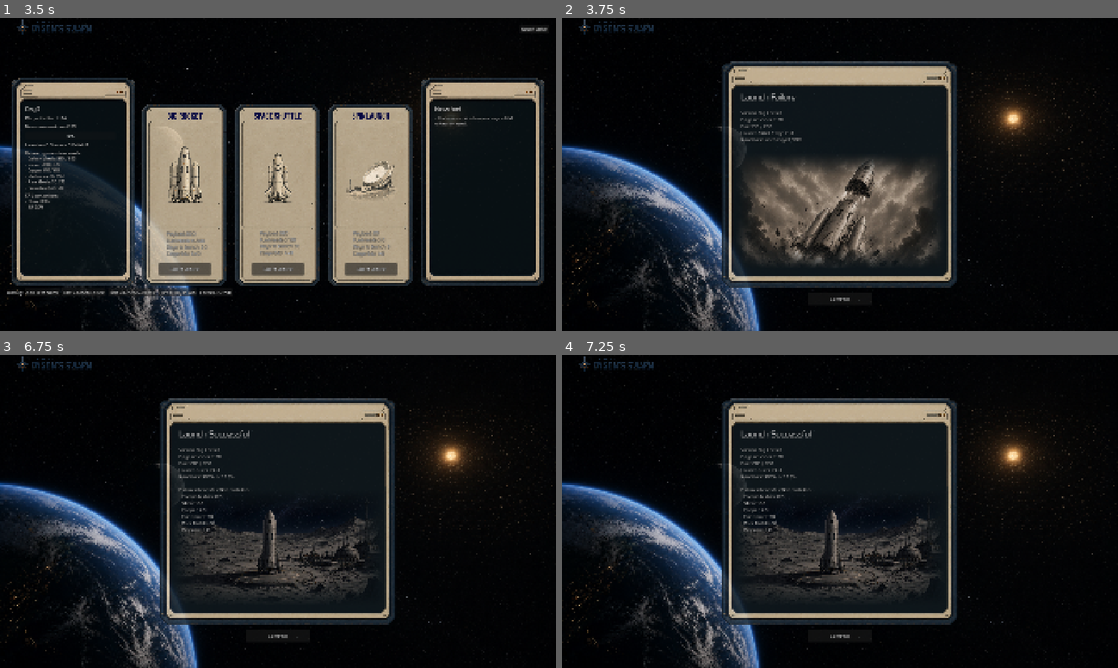
Above: before the commit, frames 1-4 (two rows, left to right).
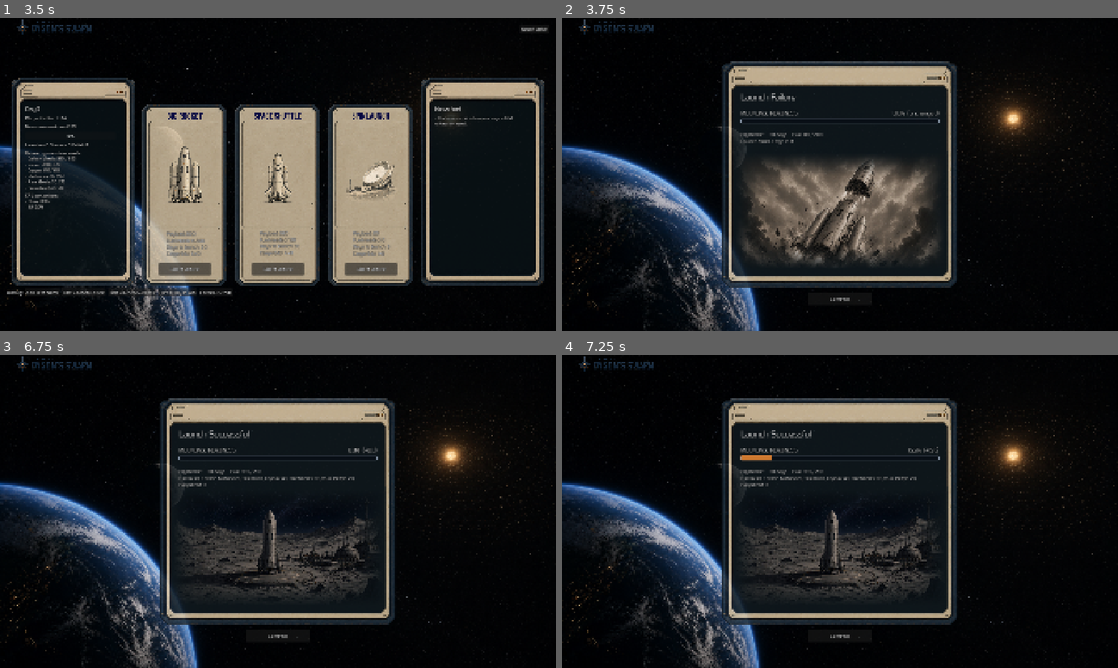
Above: after the commit, the same moments.

Repository: Geopardi00/ProjectDysonSwarm
Game: Godot game, scene res://scenes/main/Main.tscn
The game is run twice, just before and just after one commit, with the same random seed, the same clock (stepped at 60 frames per second) and the same inputs. Sound files missing from this copy of the repository are replaced by a short silence.
Inputs (mouse positions are in pixels of both pictures, inside the frame that each line leads up to):
- Up to frame 1 (3.5 s): tap Enter at 0.5 s; move the mouse to (400, 158) at 0.52 s; tap R at 0.6 s; click (400, 158) at 0.67 s; tap Space at 0.77 s; click "START" at 1.25 s; click (177, 174) at 2.02 s; click "START" at 2.75 s
- Up to frame 2 (3.75 s): click "Test Launch Failure" at 3.5 s
- Up to frame 3 (6.75 s): click "Continue" at 4.25 s; click "Test Launch Failure" at 5 s; click "Continue" at 5.75 s; click "Test Launch Success" at 6.5 s
- Up to frame 4 (7.25 s): no input

Frame 1 is identical in both runs. In frame 2, 0.6% of the frame differs, in the area x 32-68%, y 29-41%; in frame 3, 1.1%; in frame 4, 1.2%, in the area x 32-68%, y 29-57%.

Commit message:
Animate moonbase readiness on launch results
Launch result panels show a readiness meter under the title: the dim
segment is progress before the launch and the bright segment counts up
to the new total, with the percentage ticking alongside. Failed launches
show the meter unchanged. The detail text is condensed to fit above the
panel illustration since the meter now carries the readiness numbers.

Co-Authored-By: Claude Opus 5.5 <noreply@anthropic.com>

Diff:
--- a/scenes/main/Main.gd
+++ b/scenes/main/Main.gd
@@ -36,6 +36,9 @@
 const LAUNCH_RESULT_BUTTON_HEIGHT := 44
 const LAUNCH_FAILURE_PANEL_SIZE := Vector2(812.0, 781.0)
 const LAUNCH_FAILURE_TEXT_SIZE := Vector2(684.0, 230.0)
+const LAUNCH_READINESS_BAR_HEIGHT := 18.0
+const LAUNCH_READINESS_BEFORE_COLOR := Color("#9C5A26")
+const LAUNCH_READINESS_GAIN_COLOR := Color("#F08A34")
 const GAME_OVER_PANEL_SIZE := Vector2(812.0, 781.0)
 const GAME_OVER_TEXT_SIZE := Vector2(684.0, 230.0)
 const GAME_OVER_BUTTON_ROW_SIZE := Vector2(292.0, 44.0)
@@ -137,6 +140,9 @@
 	set(value):
 		launch_failure_text_y = value
 		_apply_launch_failure_layout()
+
+@export_range(0.0, 2.0, 0.05, "suffix:s") var launch_readiness_count_delay := 0.35
+@export_range(0.1, 4.0, 0.05, "suffix:s") var launch_readiness_count_duration := 1.4
 
 @export_category("Game Over Panel Layout")
 @export_range(-800.0, 800.0, 1.0, "suffix:px") var game_over_panel_x := 0.0:
@@ -1113,6 +1119,7 @@
 	launch_failure_text = launch_failure_panel.get_node(text_name) as Control
 	launch_failure_continue_button = active_screen.get_node("ContinueButton") as Button
 	_apply_launch_failure_layout()
+	_animate_launch_readiness(result)
 
 
 func _build_launch_result_screen(result: Dictionary) -> Control:
@@ -1175,6 +1182,8 @@
 	title.text = title_text
 	title.add_theme_font_size_override("font_size", 28)
 	text_group.add_child(title)
+
+	text_group.add_child(_build_launch_readiness_block(result))
 
 	var details := Label.new()
 	details.name = "Details"
@@ -1200,6 +1209,105 @@
 
 	UiAssetsScript.apply_text_outline(screen)
 	return screen
+
+
+# Readiness meter: the dim segment is progress before this launch, the bright
+# segment counts up to the new total once the screen is shown.
+func _build_launch_readiness_block(result: Dictionary) -> Control:
+	var before := float(result.get("readiness_before", 0.0))
+	var block := VBoxContainer.new()
+	block.name = "Readiness"
+	block.add_theme_constant_override("separation", 6)
+
+	var header := HBoxContainer.new()
+	header.name = "Header"
+	block.add_child(header)
+	var caption := Label.new()
+	caption.name = "Caption"
+	caption.text = "MOONBASE READINESS"
+	caption.size_flags_horizontal = Control.SIZE_EXPAND_FILL
+	caption.add_theme_font_size_override("font_size", 18)
+	header.add_child(caption)
+	var value_label := Label.new()
+	value_label.name = "Value"
+	value_label.add_theme_font_size_override("font_size", 18)
+	value_label.text = _format_readiness_value(before, before, result)
+	header.add_child(value_label)
+
+	var bars := Control.new()
+	bars.name = "Bars"
+	bars.custom_minimum_size = Vector2(0.0, LAUNCH_READINESS_BAR_HEIGHT)
+	block.add_child(bars)
+	var gain_bar := _build_readiness_bar("GainBar", LAUNCH_READINESS_GAIN_COLOR, true)
+	gain_bar.value = before
+	bars.add_child(gain_bar)
+	var before_bar := _build_readiness_bar("BeforeBar", LAUNCH_READINESS_BEFORE_COLOR, false)
+	before_bar.value = before
+	bars.add_child(before_bar)
+	return block
+
+
+func _build_readiness_bar(bar_name: String, fill_color: Color, with_background: bool) -> ProgressBar:
+	var bar := ProgressBar.new()
+	bar.name = bar_name
+	bar.max_value = 100.0
+	bar.step = 0.0
+	bar.show_percentage = false
+	bar.mouse_filter = Control.MOUSE_FILTER_IGNORE
+	bar.set_anchors_and_offsets_preset(Control.PRESET_FULL_RECT)
+	var background := StyleBoxFlat.new()
+	if with_background:
+		background.bg_color = Color(0.03, 0.05, 0.08, 0.85)
+		background.border_color = Color(0.62, 0.68, 0.76, 0.55)
+		background.set_border_width_all(1)
+	else:
+		background.bg_color = Color.TRANSPARENT
+	background.set_corner_radius_all(2)
+	var fill := StyleBoxFlat.new()
+	fill.bg_color = fill_color
+	fill.set_corner_radius_all(2)
+	bar.add_theme_stylebox_override("background", background)
+	bar.add_theme_stylebox_override("fill", fill)
+	return bar
+
+
+func _animate_launch_readiness(result: Dictionary) -> void:
+	var gain_bar := active_screen.find_child("GainBar", true, false) as ProgressBar
+	var value_label := active_screen.find_child("Value", true, false) as Label
+	if gain_bar == null or value_label == null:
+		return
+	var before := float(result.get("readiness_before", 0.0))
+	var after := float(result.get("readiness_after", before))
+	if is_equal_approx(before, after):
+		value_label.text = _format_readiness_value(before, after, result)
+		return
+	var tween := gain_bar.create_tween()
+	tween.tween_interval(launch_readiness_count_delay)
+	tween.tween_method(
+		_set_launch_readiness_display.bind(gain_bar, value_label, before, result),
+		before,
+		after,
+		launch_readiness_count_duration
+	).set_trans(Tween.TRANS_CUBIC).set_ease(Tween.EASE_OUT)
+	tween.tween_property(gain_bar, "modulate", Color(1.35, 1.35, 1.35, 1.0), 0.08)
+	tween.tween_property(gain_bar, "modulate", Color.WHITE, 0.35)
+
+
+func _set_launch_readiness_display(
+	value: float,
+	gain_bar: ProgressBar,
+	value_label: Label,
+	before: float,
+	result: Dictionary
+) -> void:
+	gain_bar.value = value
+	value_label.text = _format_readiness_value(before, value, result)
+
+
+func _format_readiness_value(before: float, current: float, result: Dictionary) -> String:
+	if not bool(result.get("success", false)):
+		return "%.1f%%  (unchanged)" % before
+	return "%.1f%%  (+%.1f)" % [current, current - before]
 
 
 func _apply_launch_failure_layout() -> void:
@@ -1559,32 +1667,25 @@
 	if result.is_empty():
 		return "Launch result unavailable."
 
+	# Kept short so the text stays in the panel's sky area above the illustration;
+	# the readiness meter above already shows the before/after values.
 	var lines: Array[String] = [
-		"Vehicle: %s" % String(result.get("vehicle_name", "")),
-		"Days advanced: %d" % int(result.get("launch_days", 0)),
-		"Fuel: %d / %d" % [
+		"%s  ·  %d days  ·  Fuel %d / %d" % [
+			String(result.get("vehicle_name", "")),
+			int(result.get("launch_days", 0)),
 			int(result.get("placed_fuel", 0)),
 			int(result.get("required_fuel", 0)),
 		],
 	]
 
 	if bool(result.get("success", false)):
-		lines.append("Launch successful.")
-		lines.append("Readiness: %.1f%% -> %.1f%%" % [
-			float(result.get("readiness_before", 0.0)),
-			float(result.get("readiness_after", 0.0)),
-		])
-		lines.append("")
-		lines.append("Delivered construction materials:")
-		lines.append(_format_material_amounts(result.get("delivery_result", {}).get("used", {}), "- none"))
-		var wasted_text := _format_material_amounts(result.get("delivery_result", {}).get("wasted", {}), "")
+		var delivery: Dictionary = result.get("delivery_result", {})
+		lines.append("Delivered: %s" % _format_material_inline(delivery.get("used", {}), "nothing useful"))
+		var wasted_text := _format_material_inline(delivery.get("wasted", {}), "")
 		if wasted_text != "":
-			lines.append("")
-			lines.append("Wasted overdelivery:")
-			lines.append(wasted_text)
+			lines.append("Wasted overdelivery: %s" % wasted_text)
 	else:
 		lines.append("Launch failed. Cargo lost.")
-		lines.append("Readiness unchanged: %.1f%%" % float(result.get("readiness_before", 0.0)))
 
 	return "\n".join(lines)
 
@@ -1637,15 +1738,13 @@
 	return "\n".join(lines)
 
 
-func _format_material_amounts(materials: Dictionary, empty_text: String) -> String:
-	var lines: Array[String] = []
+func _format_material_inline(materials: Dictionary, empty_text: String) -> String:
+	var parts: Array[String] = []
 	for material: String in GameDataScript.CONSTRUCTION_MATERIALS:
 		var amount := int(materials.get(material, 0))
 		if amount > 0:
-			lines.append("- %s: %d" % [_format_material_name(material), amount])
-	if lines.is_empty():
-		return empty_text
-	return "\n".join(lines)
+			parts.append("%s %d" % [_format_material_name(material), amount])
+	return empty_text if parts.is_empty() else ", ".join(parts)
 
 
 func _format_material_name(material: String) -> String:
--- a/scripts/tests/LaunchFailurePanelSmokeTest.gd
+++ b/scripts/tests/LaunchFailurePanelSmokeTest.gd
@@ -86,7 +86,7 @@
 	if success_text.position != shared_text_position:
 		_fail(main, "Successful and failed launch text did not share the same position.")
 		return
-	if not success_details.text.contains("Launch successful."):
+	if not success_details.text.contains("Delivered: Copper 10"):
 		_fail(main, "Successful launch information was not placed inside the panel.")
 		return
 	if success_continue.position.y <= success_panel.position.y + success_panel.size.y:
